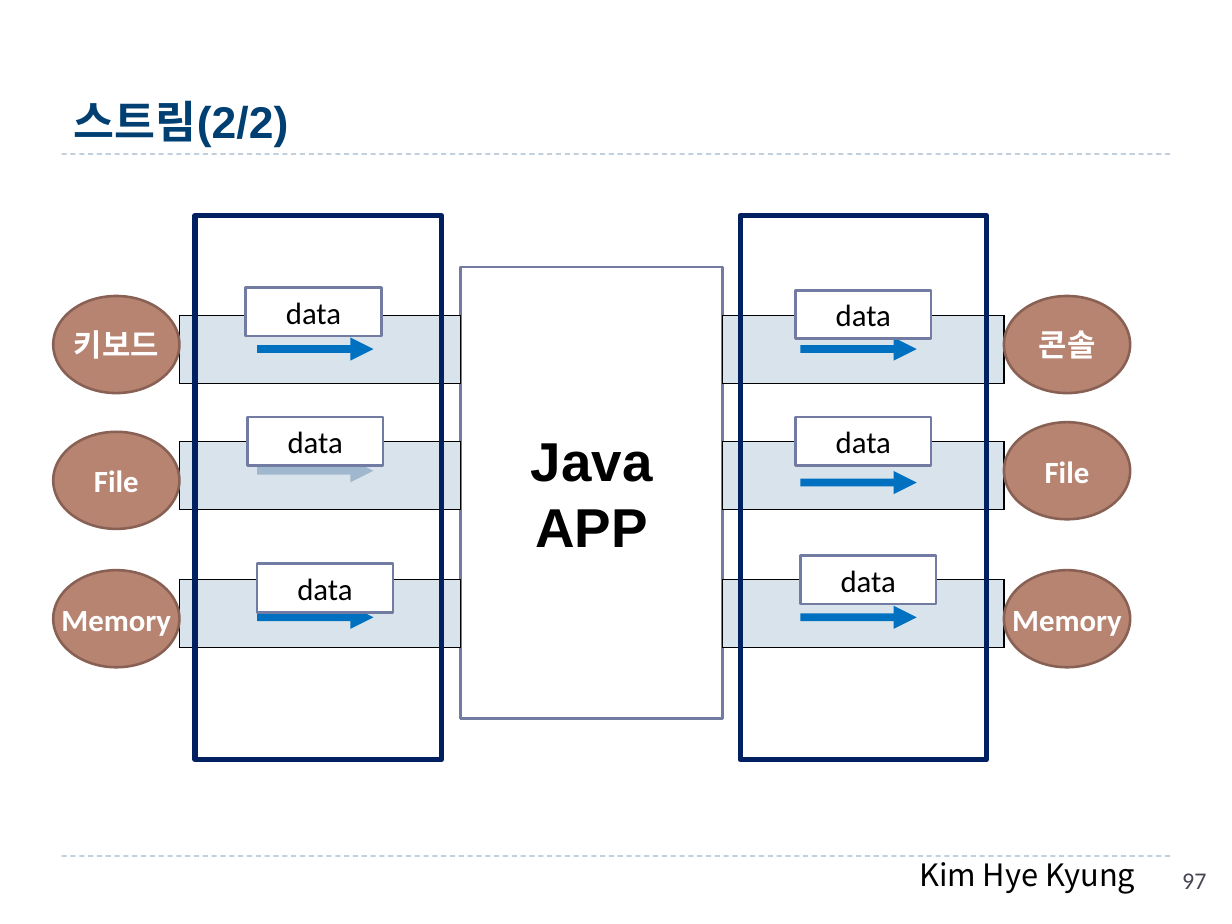
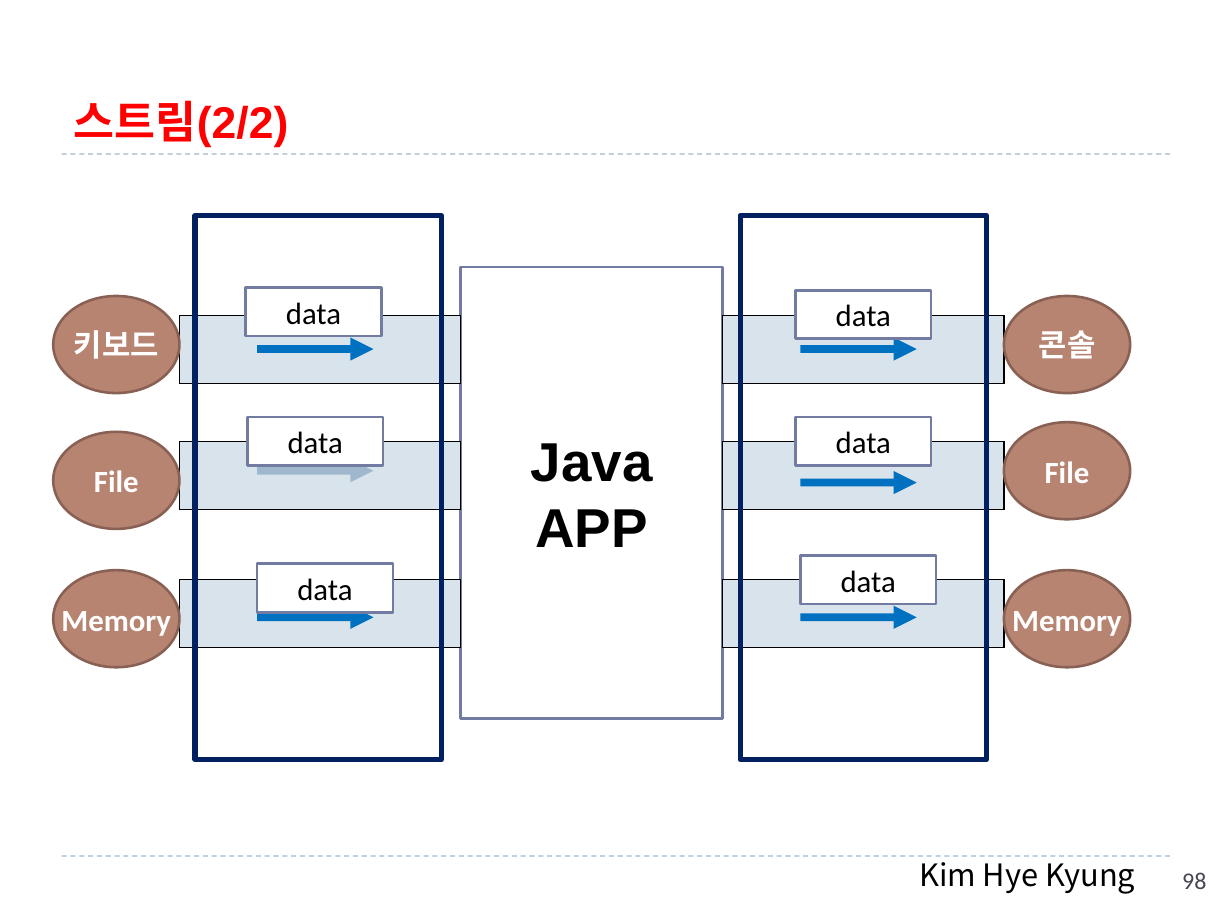
Before and after one commit to hwanginbeom/bigData, a slide deck: slide 98 of 1.Java_김혜경.pptx (slide 97 before the commit). Drawn at 1232x924 pixels with LibreOffice and Linux fonts; fonts in the diff are those of the drawing. Boxes give left, top, right and bottom in pixels: in the first picture for what was removed or moved away, otherwise in the second. Text is boxed around its words. In the diff, an @@ line names an element or a change of style, - is before the commit and + after.

```diff
--- a/1.Java_김혜경.pptx
+++ b/1.Java_김혜경.pptx
@@ title "스트림(2/2)" at box(74, 100, 288, 148): text colour #003F71 to #FF0000 @@
@@ page number at box(1182, 872, 1206, 889): text changed @@
-97
+98
```
Also in this commit, not shown: 5 other slides changed, 6 other files.
